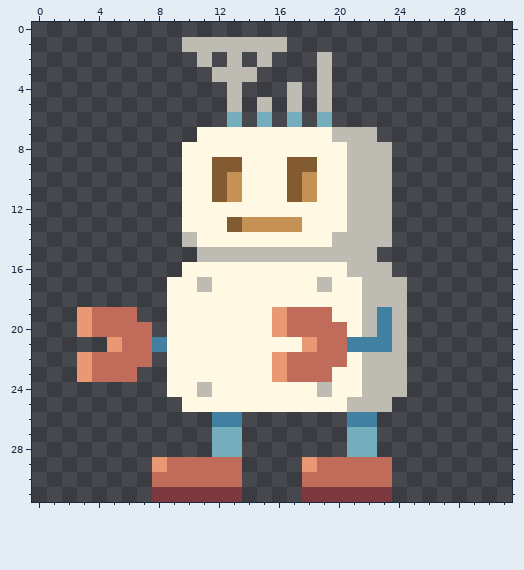
File history of a pixel-art sprite, docs/img/robot1.png. The picture above was drawn from the file before the commit.
The file is 128x128 pixels, drawn in blocks of 4x4; one block is one cell here.
The result:
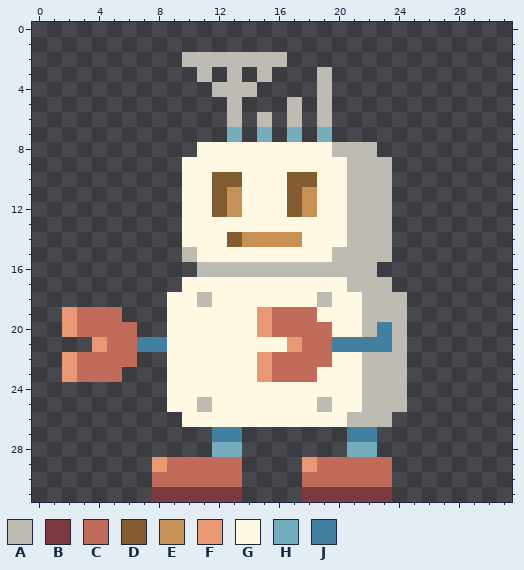
Palette (. is transparent): A #bebbb2  B #7d3840  C #c16c5b  D #825b31  E #c59154  F #e89973  G #fff9e4  H #74adbb  J #4180a0
Difference:
The author put colour A in row 2 at x 10, 12, 14 and 16; in row 3 at x 11 and 15; in row 4 at x 12 and 14; in row 15 at x 10 and 23; in row 25 at x 24; in row 26 at x 23.
Colour G becomes colour A in row 8 at x 20; in row 16 at x 11 to 20; in row 17 at x 21; in row 18 at x 11 and 19; in row 25 at x 11 and 19.
Colour H becomes colour A in row 6 at x 13, 15, 17 and 19.
Colour J becomes colour A in row 19 at x 23; in row 26 at x 21 to 22.
Colour F becomes colour C in rows 19 to 20 at x 3 and 16; in row 21 at x 5 and 18; in rows 22 to 23 at x 3 and 16.
Colour E becomes colour D in row 10 at x 13 and 18.
Colour G becomes colour D in row 12 at x 12 and 17; in row 14 at x 13.
Colour G becomes colour E in row 12 at x 13 and 18; in row 14 at x 14 to 17.
The author put colour F in rows 19 to 20 at x 2; in row 21 at x 4; in rows 22 to 23 at x 2.
Colour G becomes colour F in rows 19 to 20 at x 15; in row 21 at x 17; in rows 22 to 23 at x 15.
The author put colour G in row 25 at x 9; in row 26 at x 10 to 11 and 14 to 20.
Colour A becomes colour G in row 14 at x 10 and 20; in row 15 at x 11 to 19; in row 17 at x 11 and 19; in row 24 at x 11 and 19; in row 25 at x 21.
Colour C becomes colour G in row 19 at x 19; in row 20 at x 20; in row 22 at x 20; in row 23 at x 19.
Colour D becomes colour G in row 9 at x 12 to 13 and 17 to 18; in row 13 at x 13.
Colour E becomes colour G in row 13 at x 14 to 17.
Colour J becomes colour G in row 26 at x 12 to 13.
Colour G becomes colour H in row 7 at x 13, 15, 17 and 19.
Colour C becomes colour J in row 21 at x 7 and 20.
Colour H becomes colour J in row 27 at x 12 to 13 and 21 to 22.
Colour A is removed in row 1 at x 10 to 16; in row 2 at x 19; in row 3 at x 12 and 14; in row 4 at x 17; in row 5 at x 15; in row 7 at x 20 to 22.
Colour A is removed in row 8 at x 23; in row 16 at x 23; in row 17 at x 24.
Colour C is removed in row 19 at x 6; in row 20 at x 7; in row 22 at x 7; in row 23 at x 6.
Colour G is removed in row 7 at x 11 to 12, 14, 16 and 18; in row 8 at x 10; in row 16 at x 10; in row 17 at x 9.
Pixel boxes of the changes (left, top, right, bottom) in both pictures:
changed: (62, 37, 407, 442)
